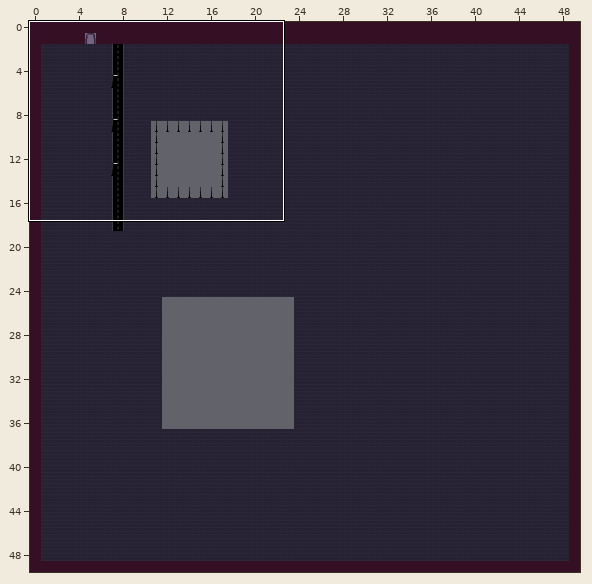
Two states of a Tiled map, assets/map/city/cityMap.tmx. The first picture is a wide view before the edit; the outline marks the close-up.
Close-up. First the earlier version:
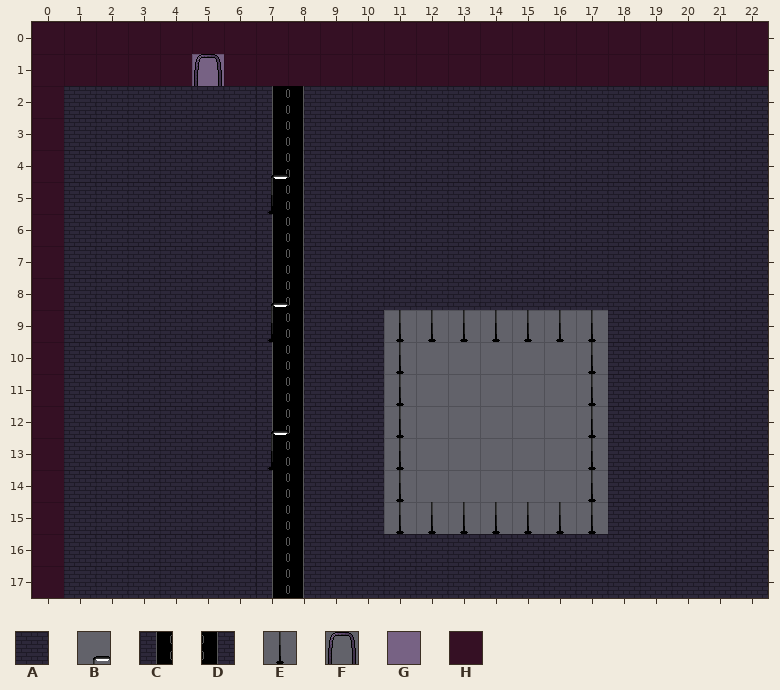
Cells are 32x32 px. Shown: x 0..22, y 0..17. The commit also changed other parts of the map, which this record leaves out.
Key: from "city_tileset": A 2, B 4, C 6, D 7, E 10, F 15, G 18, H 24.
_ is an empty cell.
Layer "background" before, first column x 0:
 0 HHHHHHHHHHHHHHHHHHHHHHH
 1 HHHHHGHHHHHHHHHHHHHHHHH
 2 HAAAAAACDAAAAAAAAAAAAAA
 3 HAAAAAACDAAAAAAAAAAAAAA
 4 HAAAAAACDAAAAAAAAAAAAAA
 5 HAAAAAACDAAAAAAAAAAAAAA
 6 HAAAAAACDAAAAAAAAAAAAAA
 7 HAAAAAACDAAAAAAAAAAAAAA
 8 HAAAAAACDAAAAAAAAAAAAAA
 9 HAAAAAACDAAEEEEEEEAAAAA
10 HAAAAAACDAAE_____EAAAAA
11 HAAAAAACDAAE_____EAAAAA
12 HAAAAAACDAAE_____EAAAAA
13 HAAAAAACDAAE_____EAAAAA
14 HAAAAAACDAAE_____EAAAAA
15 HAAAAAACDAAEEEEEEEAAAAA
16 HAAAAAACDAAAAAAAAAAAAAA
17 HAAAAAACDAAAAAAAAAAAAAA
Layer "foreground" before, first column x 0:
 0 _______________________
 1 _____F_________________
 2 _______________________
 3 _______________________
 4 _______B_______________
 5 _______E_______________
 6 _______________________
 7 _______________________
 8 _______B_______________
 9 _______E_______________
10 _______________________
11 _______________________
12 _______B_______________
13 _______E_______________
14 _______________________
15 _______________________
16 _______________________
17 _______________________
And afterwards:
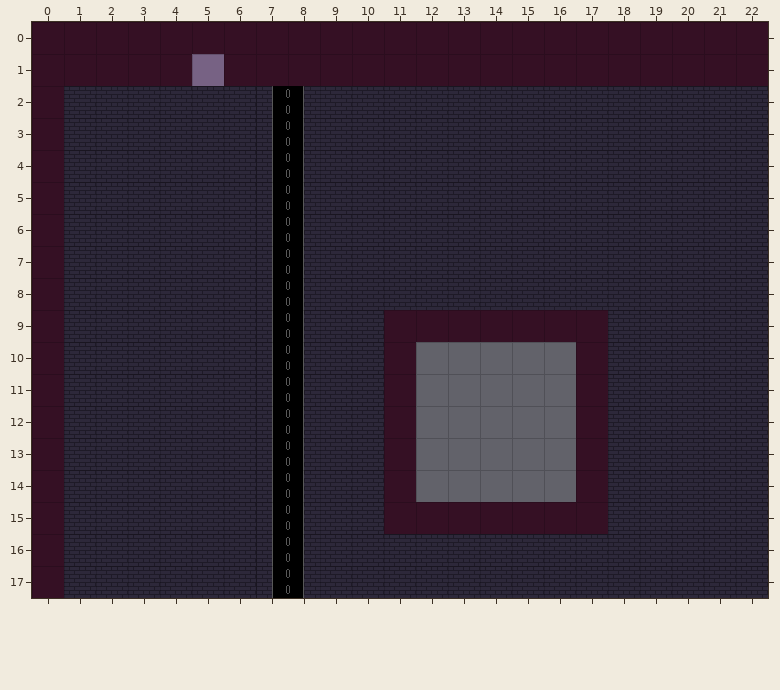
From old to new:
Changed rows in their new state; . is an unchanged cell.
Layer "background":
first column x 11:
 9 HHHHHHH
10 H.....H
11 H.....H
12 H.....H
13 H.....H
14 H.....H
15 HHHHHHH
Layer "foreground" (removed):
first column x 5:
 1 _..
 4 .._
 5 .._
 8 .._
 9 .._
12 .._
13 .._
Changed places in both close-ups, as pixel boxes (x1, y1, x2, y2):
removed: (194, 54, 222, 86)
removed: (268, 174, 288, 214)
removed: (268, 302, 288, 342)
changed: (384, 310, 608, 534)
removed: (268, 430, 288, 470)
